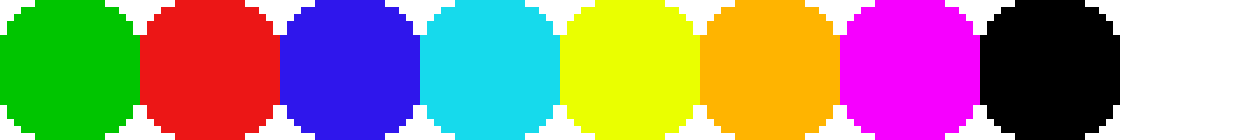
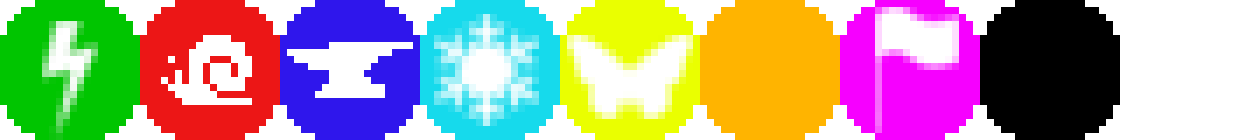
Layers edited between the first and the second 1260px x 140px image:
added layer "Pasted Layer" above "Visible" over bbox(875, 7, 959, 133)
added layer "Visible" above "greenPowerup.png" over bbox(42, 7, 959, 140)
